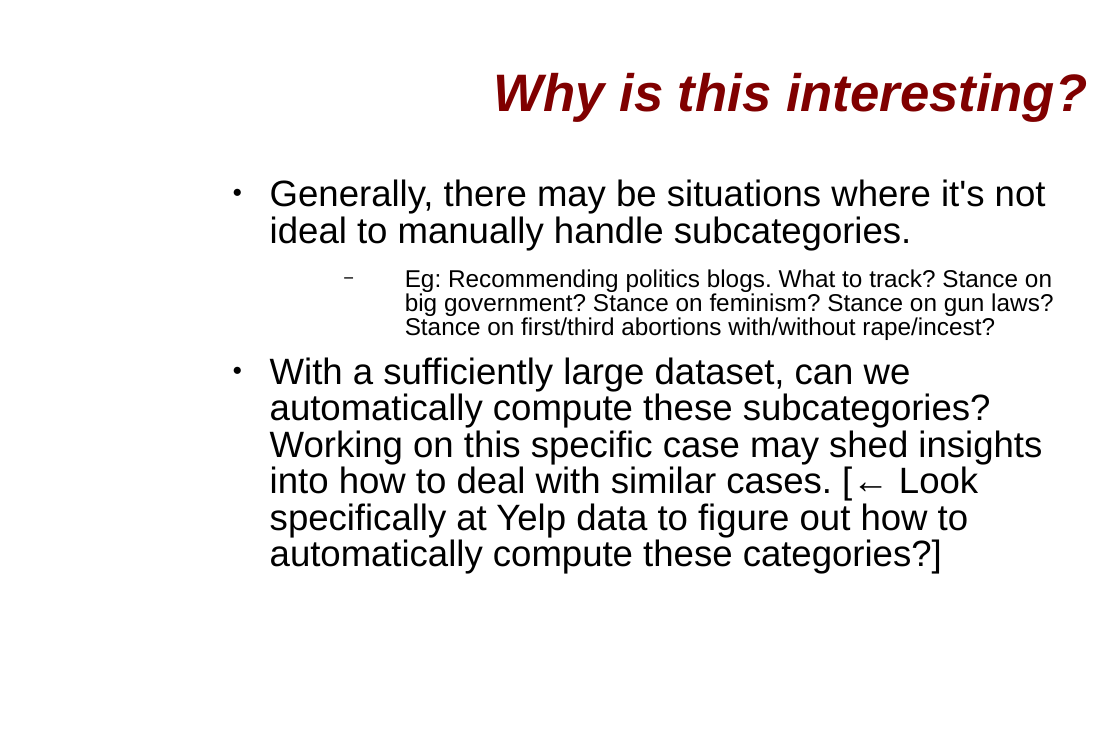
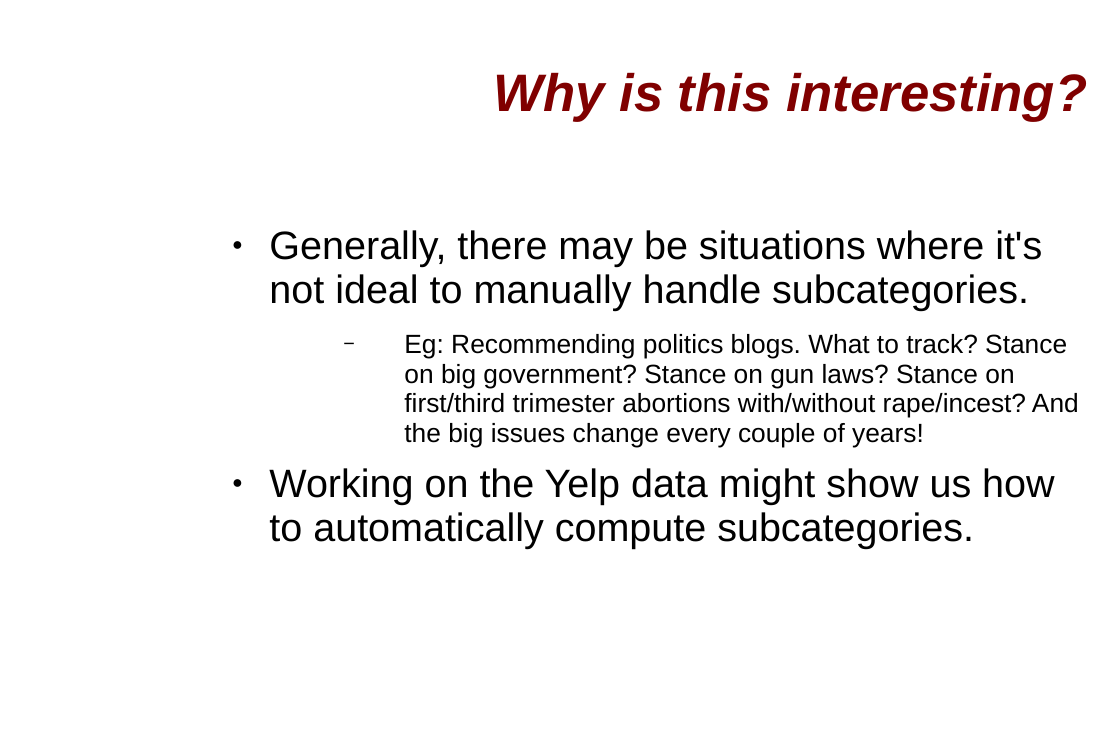
Before and after one commit to chylu/cs123-yelp-project, a slide deck: slide 4 of proposal_presentation.ppt. Drawn at 1120x747 pixels with LibreOffice and Linux fonts; fonts in the diff are those of the drawing; background and template pictures are left out. Boxes give left, top, right and bottom in pixels: in the first picture for what was removed or moved away, otherwise in the second. Text is boxed around its words. In the diff, an @@ line names an element or a change of style, - is before the commit and + after.

```diff
--- a/proposal_presentation.ppt
+++ b/proposal_presentation.ppt
@@ text "Generally, there may be situations ...": place and size @@
-text "Generally, there may be situations ..." at [270,179,1053,573]
+text "Generally, there may be situations ..." at [269,230,1079,549]
@@ text at [269,230,1042,311]: size 25 to 27 pt in "Generally, there may be situations where it's ..."; line spacing 0.83 to 0.93 @@
@@ text at [269,334,1079,549]: text changed; size 25 to 18 pt @@
-  − Eg: Recommending politics blogs. What to track? Stance on big government? Stance on feminism? Stance on gun laws? Stance on first/third abortions with/without rape/incest?
-● With a sufficiently large dataset, can we automatically compute these subcategories? Working on this specific case may shed insights into how to deal with similar cases. [← Look specifically at Yelp data to figure out how to automatically compute these categories?]
+  − Eg: Recommending politics blogs. What to track? Stance on big government? Stance on gun laws? Stance on first/third trimester abortions with/without rape/incest? And the big issues change every couple of years!
+● Working on the Yelp data might show us how to automatically compute subcategories.
```
Also in this commit, not shown: 6 other slides changed, 1 slide added, 1 slide removed.
